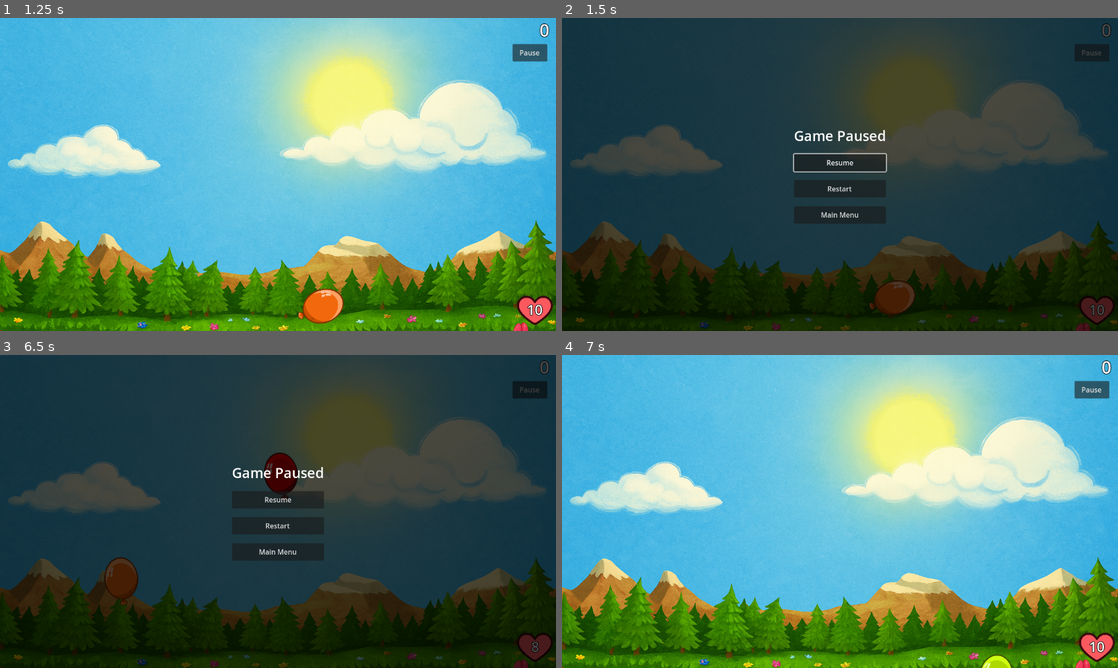
Above: before the commit, frames 1-4 (two rows, left to right).
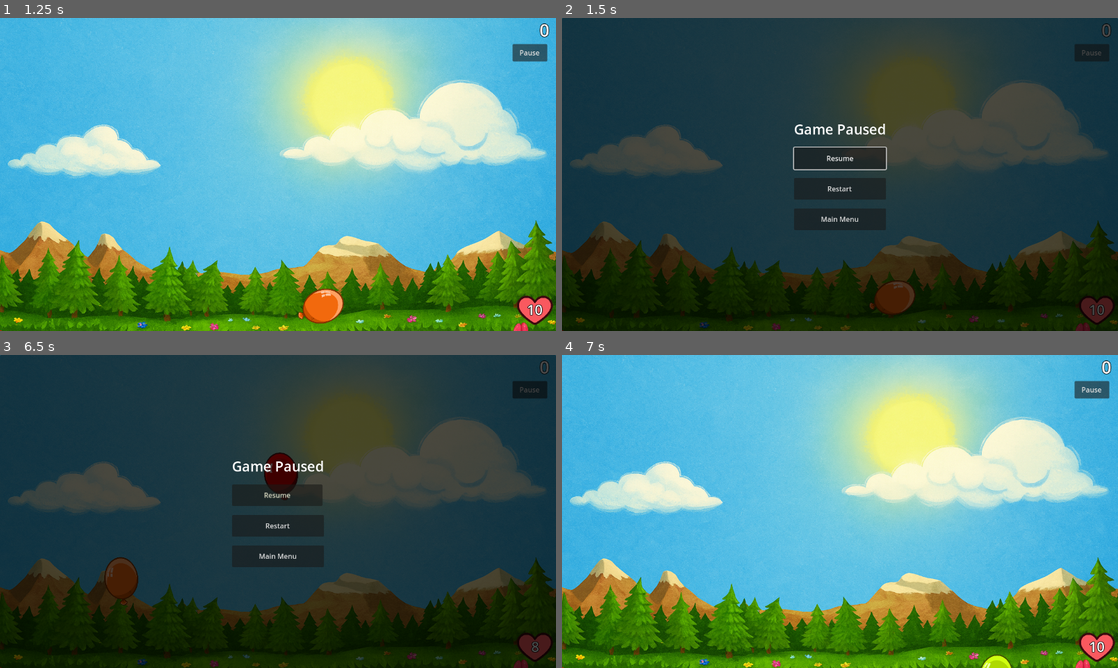
Above: after the commit, the same moments.

Repository: egorlepa/Balloon-Sucker-2
Game: Godot game, scene res://main_menu.tscn
Same seed, same stepped clock (60 frames per second), same inputs: the game is played once before the commit and once after it.
Inputs (mouse positions are in pixels of both pictures, inside the frame that each line leads up to):
- Up to frame 1 (1.25 s): click "Play" at 0.5 s
- Up to frame 2 (1.5 s): click "Pause" at 1.25 s
- Up to frame 3 (6.5 s): click "Resume" at 2 s; tap Enter (ui_accept) at 2.75, 3.02, 3.77, 5.27, 6.02 s; move the mouse to (439, 539) at 2.77 s; click (439, 539) at 2.92 s; move the mouse to (166, 527) at 3.52 s; click (166, 527) at 3.67 s; move the mouse to (528, 592) at 4.27 s; click (528, 592) at 4.42 s; move the mouse to (250, 574) at 5.02 s; click (250, 574) at 5.17 s; move the mouse to (122, 667) at 5.77 s; click (122, 667) at 5.92 s; tap Escape (ui_cancel) at 6.4 s
- Up to frame 4 (7 s): click "Restart" at 6.5 s

Frame 1 is identical in both runs. In frame 2, 1.3% of the frame differs, in the area x 41-59%, y 33-68%; in frame 3, 1.1%; in frame 4, nothing differs.

Commit message:
Update pause_menu.gd

Diff:
--- a/pause_menu.gd
+++ b/pause_menu.gd
@@ -20,6 +20,9 @@
 	# Set up the display
 	pause_label.text = "Game Paused"
 
+	# Make buttons match main menu style
+	_setup_button_styles()
+
 	# Focus the resume button by default
 	resume_button.grab_focus()
 
@@ -37,11 +40,17 @@
 	add_child(background_panel)
 	move_child(background_panel, 0)  # Put it behind other elements
 
-	# Center the VBoxContainer
+	# Style the existing pause label to match main menu title
+	pause_label.add_theme_font_size_override("font_size", 48)
+	pause_label.horizontal_alignment = HORIZONTAL_ALIGNMENT_CENTER
+
+	# Center the VBoxContainer to match main menu layout
 	if $VBoxContainer:
 		$VBoxContainer.set_anchors_preset(Control.PRESET_CENTER)
 		$VBoxContainer.set_offsets_preset(Control.PRESET_CENTER)
-		$VBoxContainer.pivot_offset = $VBoxContainer.size / 2
+
+		# Match main menu spacing and sizing
+		$VBoxContainer.add_theme_constant_override("separation", 20)
 
 func _on_resume_pressed():
 	"""Handle resume button press - resume the game."""
@@ -63,6 +72,19 @@
 	"""Handle game resumed signal - hide pause menu."""
 	visible = false
 
+
+func _setup_button_styles():
+	"""Set up button styles to match main menu."""
+	var buttons = [resume_button, restart_button, main_menu_button]
+	for button in buttons:
+		if button:
+			# Match main menu button sizing and spacing
+			button.custom_minimum_size = Vector2(200, 50)
+			# Connect hover effects
+			button.mouse_entered.connect(_on_button_mouse_entered.bind(button))
+			button.mouse_exited.connect(_on_button_mouse_exited.bind(button))
+			button.pressed.connect(_on_button_pressed_effect.bind(button))
+
 func _input(event):
 	"""Handle input events."""
 	if event.is_action_pressed("ui_cancel"):
@@ -73,33 +95,19 @@
 		if resume_button.has_focus():
 			_on_resume_pressed()
 
-# Visual effects for buttons
-func _on_resume_button_mouse_entered():
-	"""Handle resume button hover effect."""
+# Visual effects for buttons - match main menu style
+func _on_button_mouse_entered(button: Button):
+	"""Handle button hover effects."""
 	var tween = create_tween()
-	tween.tween_property(resume_button, "modulate", Color.GREEN, 0.1)
+	tween.tween_property(button, "modulate", Color.YELLOW, 0.1)
 
-func _on_resume_button_mouse_exited():
-	"""Handle resume button hover exit effect."""
+func _on_button_mouse_exited(button: Button):
+	"""Handle button hover exit effects."""
 	var tween = create_tween()
-	tween.tween_property(resume_button, "modulate", Color.WHITE, 0.1)
+	tween.tween_property(button, "modulate", Color.WHITE, 0.1)
 
-func _on_restart_button_mouse_entered():
-	"""Handle restart button hover effect."""
+func _on_button_pressed_effect(button: Button):
+	"""Handle button press visual effects."""
 	var tween = create_tween()
-	tween.tween_property(restart_button, "modulate", Color.ORANGE, 0.1)
-
-func _on_restart_button_mouse_exited():
-	"""Handle restart button hover exit effect."""
-	var tween = create_tween()
-	tween.tween_property(restart_button, "modulate", Color.WHITE, 0.1)
-
-func _on_main_menu_button_mouse_entered():
-	"""Handle main menu button hover effect."""
-	var tween = create_tween()
-	tween.tween_property(main_menu_button, "modulate", Color.CYAN, 0.1)
-
-func _on_main_menu_button_mouse_exited():
-	"""Handle main menu button hover exit effect."""
-	var tween = create_tween()
-	tween.tween_property(main_menu_button, "modulate", Color.WHITE, 0.1)
+	tween.tween_property(button, "scale", Vector2(0.95, 0.95), 0.05)
+	tween.tween_property(button, "scale", Vector2(1.0, 1.0), 0.05)
